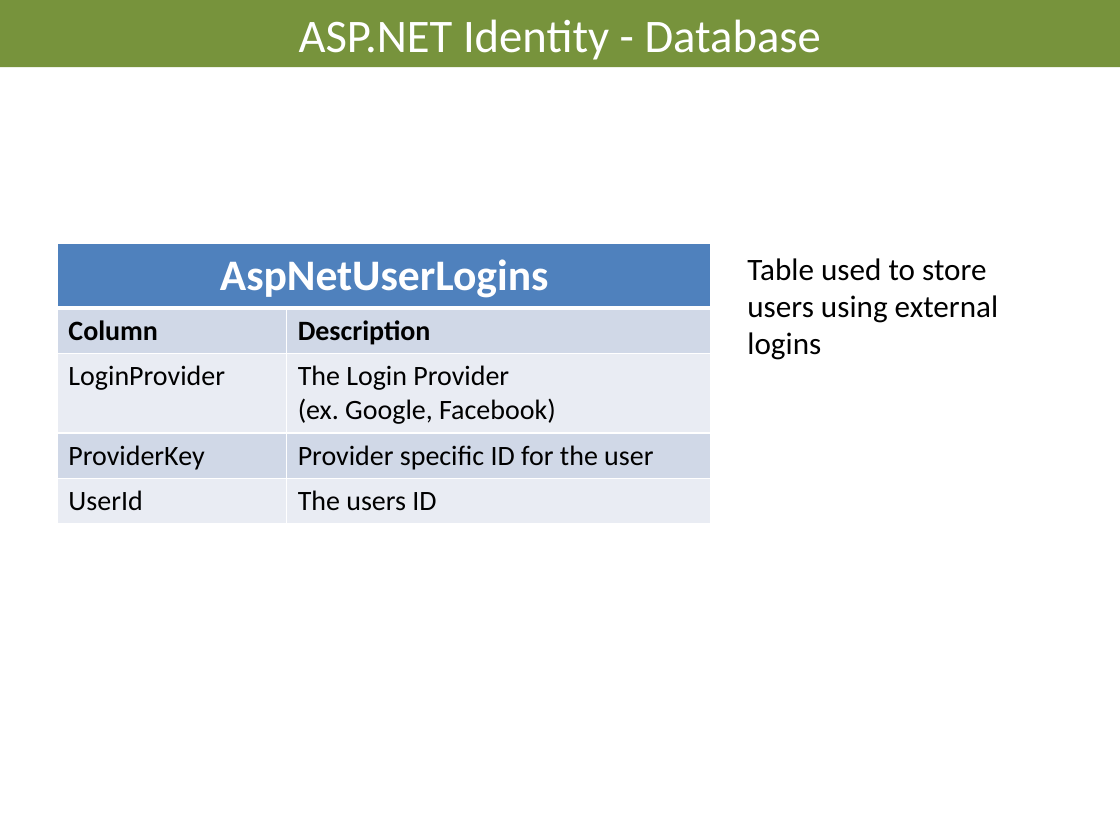
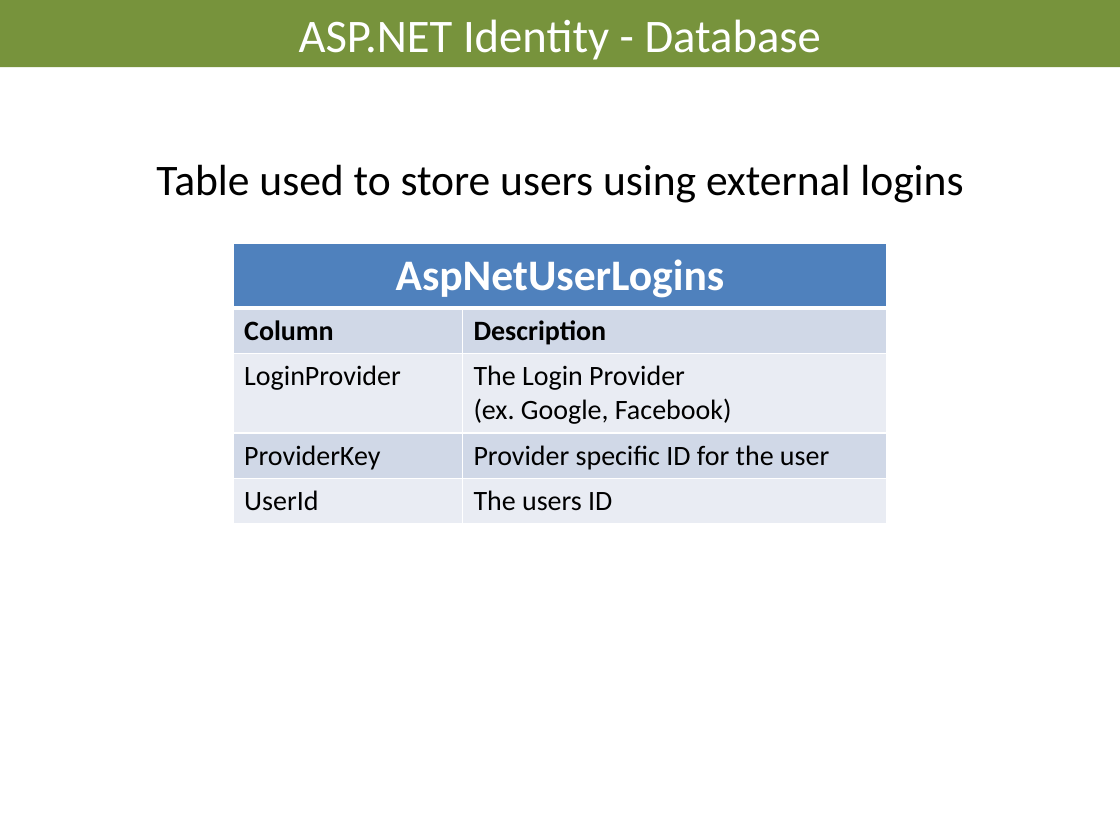
Before and after one commit to AndreasElffors/ProjectIdentity, a slide deck: slide 9 of Documents/Slides/Identity-Database.pptx. Drawn at 1120x840 pixels with LibreOffice and Linux fonts; fonts in the diff are those of the drawing; background and template pictures are left out. Boxes give left, top, right and bottom in pixels: in the first picture for what was removed or moved away, otherwise in the second. Text is boxed around its words. In the diff, an @@ line names an element or a change of style, - is before the commit and + after.

```diff
--- a/Documents/Slides/Identity-Database.pptx
+++ b/Documents/Slides/Identity-Database.pptx
@@ text "Table used to store users ...": place and size @@
-text "Table used to store users ..." at bbox=[747, 258, 998, 360]
+text "Table used to store users ..." at bbox=[156, 164, 963, 203]
@@ text "Table used to store users ..." at bbox=[156, 164, 963, 203]: size 20 to 28 pt; alignment left to centre @@
@@ table: place and size @@
-table at bbox=[57, 244, 711, 522]
+table at bbox=[233, 244, 887, 522]
```
Also in this commit, not shown: 3 other slides changed, 2 other files.
